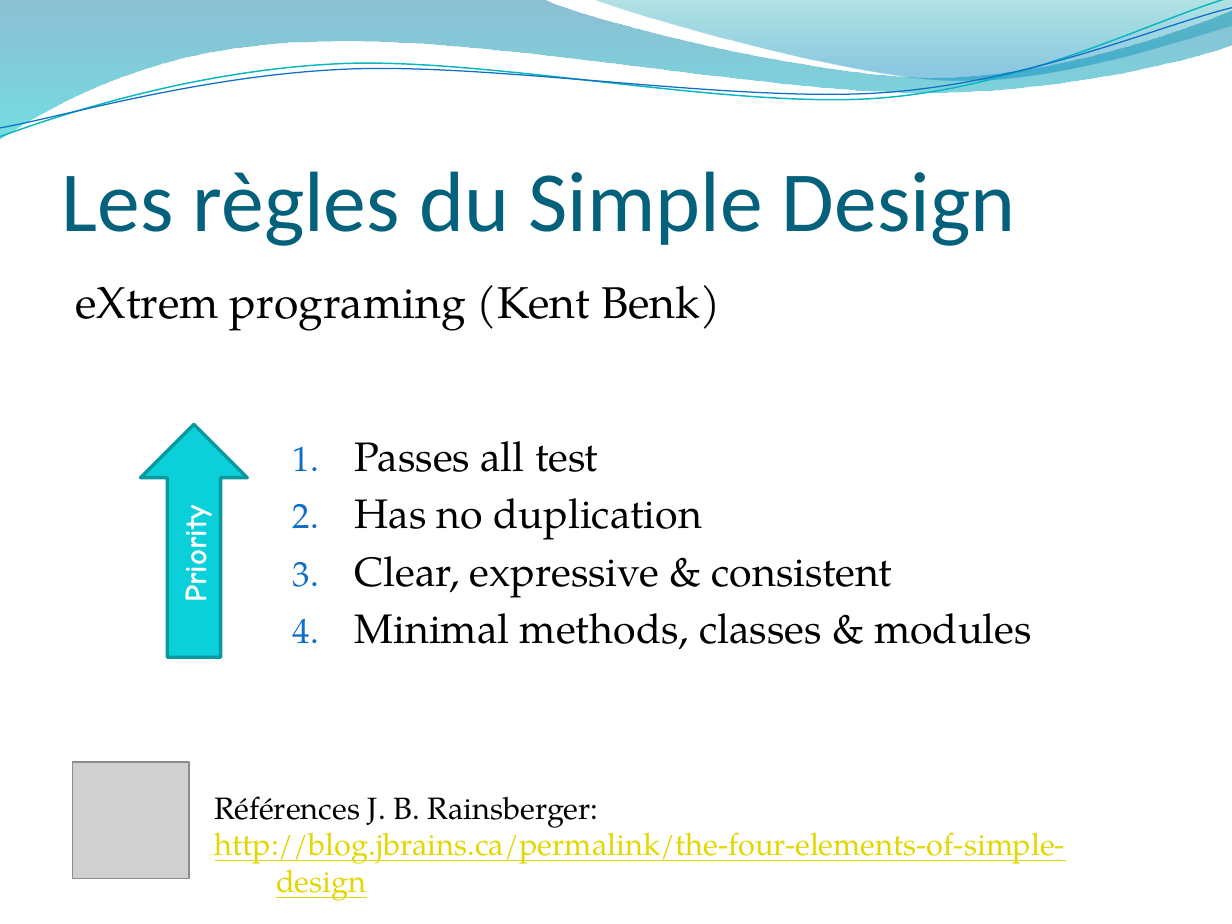
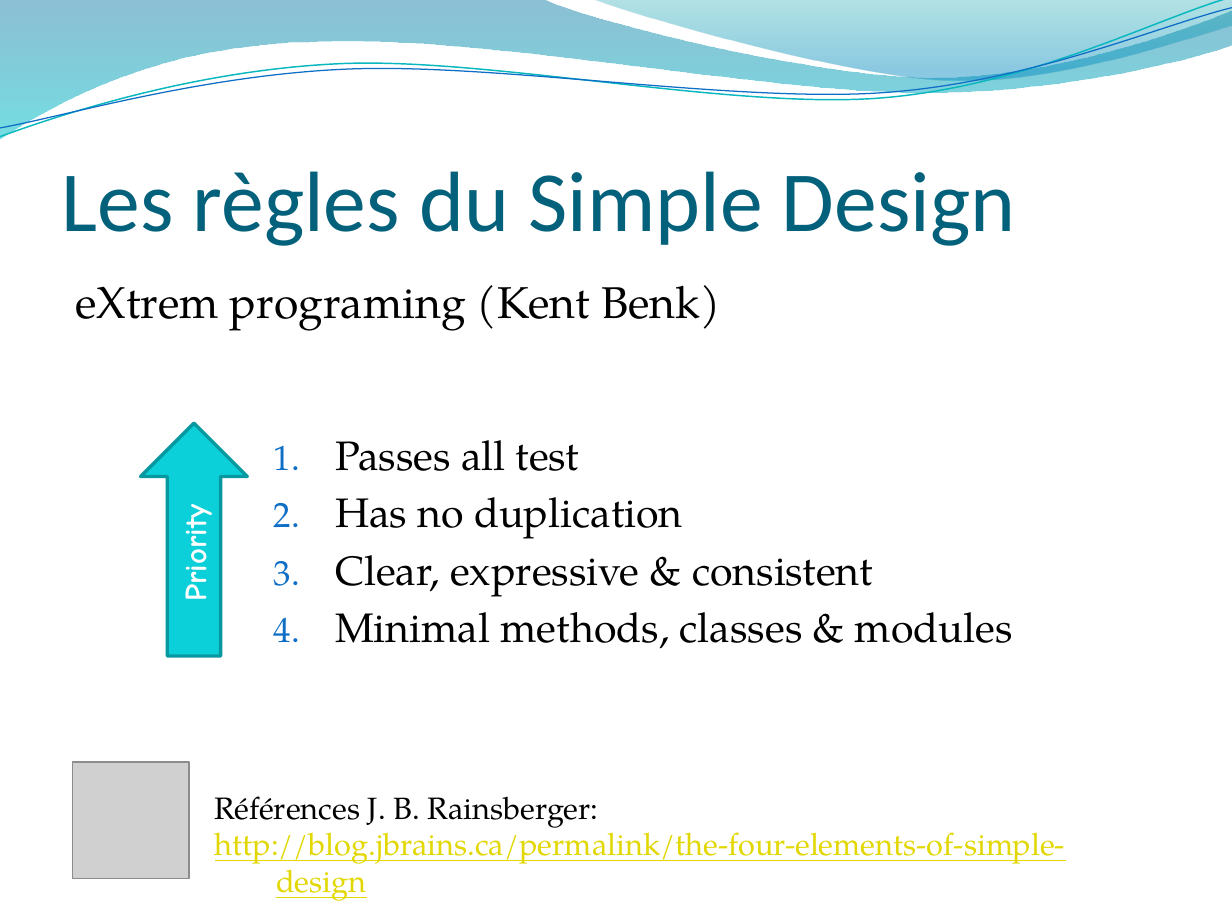
Before and after one commit to mathieucans/TDD.Trainig, a slide deck: slide 8 of docs/Introduction au TDD.2016.pptx. Drawn at 1232x924 pixels with LibreOffice and Linux fonts; fonts in the diff are those of the drawing; grey boxes stand for pictures; background and template pictures are left out. Boxes give left, top, right and bottom in pixels: in the first picture for what was removed or moved away, otherwise in the second. Text is boxed around its words. In the diff, an @@ line names an element or a change of style, - is before the commit and + after.

```diff
--- a/docs/Introduction au TDD.2016.pptx
+++ b/docs/Introduction au TDD.2016.pptx
@@ text "Passes all test": place and size @@
-text "Passes all test" at [355,441,1032,650]
+text "Passes all test" at [335,440,1013,649]
```
Also in this commit, not shown: 3 other slides changed.
